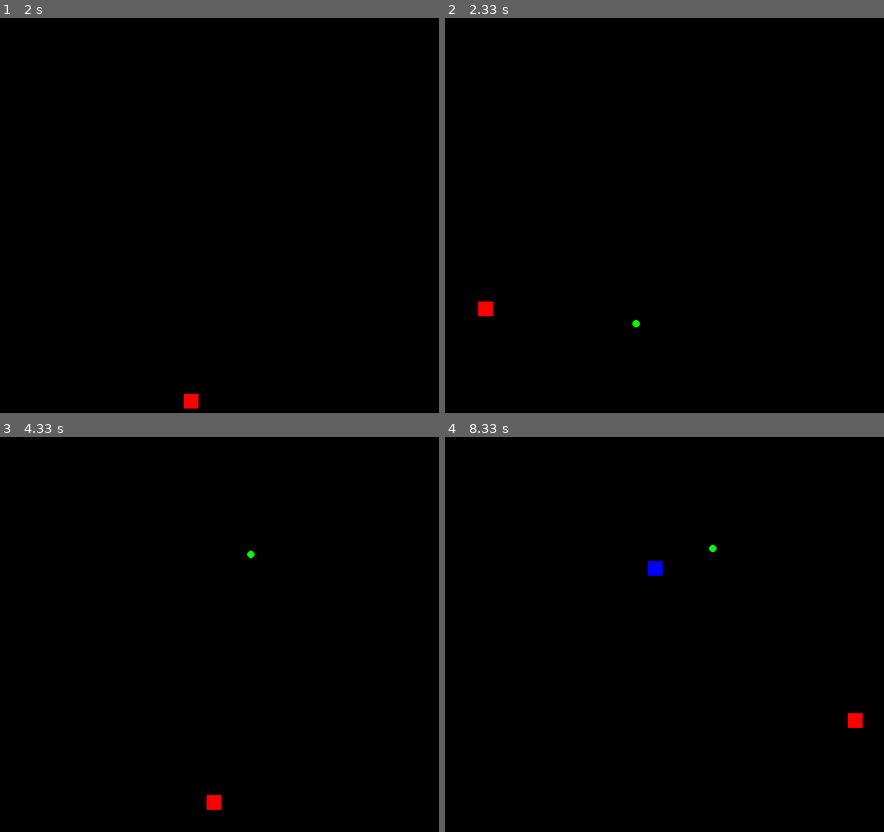
Above: before the commit, frames 1-4 (two rows, left to right).
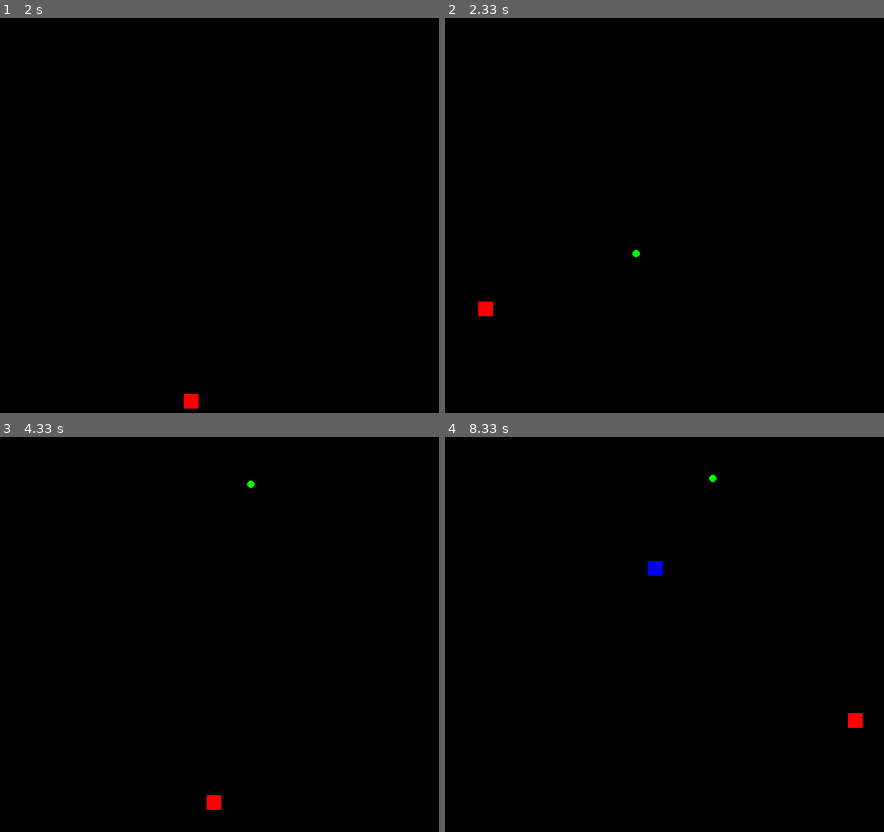
Above: after the commit, the same moments.

Repository: Adriaandirkz/PyGame
Game: pygame game, started from Main.py
Same seed, same stepped clock (60 frames per second), same inputs: the game is played once before the commit and once after it.
Inputs (mouse positions are in pixels of both pictures, inside the frame that each line leads up to):
- Up to frame 1 (2 s): press the mouse at (210, 247) at 0.37 s; move the mouse to (118, 211) at 0.47 s; release the mouse at (21, 172) at 0.6 s; press the mouse at (21, 172) at 0.7 s; move the mouse to (140, 262) at 0.8 s; release the mouse at (259, 349) at 0.93 s; press the mouse at (259, 349) at 1.03 s; move the mouse to (263, 294) at 1.13 s; release the mouse at (267, 239) at 1.27 s; press the mouse at (267, 239) at 1.37 s; move the mouse to (237, 160) at 1.47 s; release the mouse at (210, 81) at 1.6 s; press the mouse at (210, 81) at 1.7 s; move the mouse to (201, 239) at 1.8 s; release the mouse at (193, 401) at 1.93 s
- Up to frame 2 (2.33 s): press the mouse at (638, 401) at 2.03 s; move the mouse to (559, 353) at 2.13 s; release the mouse at (484, 310) at 2.27 s
- Up to frame 3 (4.33 s): press the mouse at (39, 729) at 2.37 s; move the mouse to (153, 626) at 2.47 s; release the mouse at (267, 527) at 2.6 s; press the mouse at (267, 527) at 2.7 s; move the mouse to (346, 610) at 2.8 s; release the mouse at (425, 693) at 2.93 s; press the mouse at (425, 693) at 3.03 s; move the mouse to (223, 689) at 3.13 s; release the mouse at (21, 685) at 3.27 s; press the mouse at (21, 685) at 3.37 s; move the mouse to (140, 638) at 3.47 s; release the mouse at (263, 595) at 3.6 s; press the mouse at (263, 595) at 3.7 s; move the mouse to (254, 610) at 3.8 s; release the mouse at (250, 630) at 3.93 s; press the mouse at (250, 630) at 4.03 s; move the mouse to (232, 717) at 4.13 s; release the mouse at (215, 804) at 4.27 s
- Up to frame 4 (8.33 s): press the mouse at (660, 804) at 4.37 s; move the mouse to (559, 713) at 4.47 s; release the mouse at (458, 626) at 4.6 s; press the mouse at (458, 626) at 4.7 s; move the mouse to (589, 674) at 4.8 s; release the mouse at (721, 721) at 4.93 s; press the mouse at (721, 721) at 5.03 s; move the mouse to (682, 729) at 5.13 s; release the mouse at (642, 737) at 5.27 s; press the mouse at (642, 737) at 5.37 s; move the mouse to (611, 729) at 5.47 s; release the mouse at (581, 721) at 5.6 s; press the mouse at (581, 721) at 5.7 s; move the mouse to (642, 618) at 5.8 s; release the mouse at (699, 516) at 5.93 s; press the mouse at (699, 516) at 6.03 s; move the mouse to (677, 591) at 6.13 s; release the mouse at (660, 662) at 6.27 s; press the mouse at (660, 662) at 6.37 s; move the mouse to (624, 598) at 6.47 s; release the mouse at (589, 539) at 6.6 s; press the mouse at (589, 539) at 6.7 s; move the mouse to (550, 587) at 6.8 s; release the mouse at (515, 634) at 6.93 s; press the mouse at (515, 634) at 7.03 s; move the mouse to (629, 721) at 7.13 s; release the mouse at (743, 808) at 7.27 s; press the mouse at (743, 808) at 7.37 s; move the mouse to (743, 792) at 7.47 s; release the mouse at (747, 772) at 7.6 s; press the mouse at (747, 772) at 7.7 s; move the mouse to (730, 697) at 7.8 s; release the mouse at (712, 626) at 7.93 s; press the mouse at (712, 626) at 8.03 s; move the mouse to (783, 674) at 8.13 s; release the mouse at (853, 721) at 8.27 s

Frame 1 is identical in both runs. In frame 2, less than 0.1% of the frame differs, in the area x 42-45%, y 58-79%; in frame 3, less than 0.1%; in frame 4, less than 0.1%.

Commit message:
Pre restructure

Diff:
--- a/Main.py
+++ b/Main.py
@@ -73,6 +73,8 @@
     # Update and draw each droid
     for droid in droids:
         droid.move_towards(turret.x + turret.width // 2, turret.y + turret.height // 2)
+        if droid.collides_with(turret):
+            turret.explode()
         droid.draw(screen)
         if droid.shockwave:
             shockwaves.append(Shockwave(droid.x,droid.y))
--- a/bullet.py
+++ b/bullet.py
@@ -9,7 +9,7 @@
         self.y = y
         self.color = (0, 255, 0)  # Green color for the bullet
         self.radius = 5
-        self.speed = 5
+        self.speed = 10
         self.shockwave = None
 
     def update(self):
@@ -26,7 +26,7 @@
 
     def collides_with(self, droid):
         distance = ((self.x - droid.x) ** 2 + (self.y - droid.y) ** 2) ** 0.5
-        return distance < self.radius + droid.width / 2
+        return distance < self.radius + droid.width +5 / 2
 
     def handle_collision(self, droid):
         droid.explode()
--- a/droid.py
+++ b/droid.py
@@ -55,3 +55,7 @@
             particle.update()
             if particle.radius <= 0:  # Remove particles that are too small
                 self.explosion_particles.remove(particle)
+
+    def collides_with(self, turret):
+        distance = ((self.x - turret.x) ** 2 + (self.y - turret.y) ** 2) ** 0.5
+        return distance < self.width + turret.width +3 / 2
--- a/shockwave.py
+++ b/shockwave.py
@@ -3,7 +3,7 @@
 import pygame
 
 class Shockwave:
-    def __init__(self, x, y):
+    def __init__(self, x, y, full = False):
         self.x = x
         self.y = y
         self.color = (255, 255, 255)  # White color for the shockwave
@@ -12,6 +12,7 @@
         self.growth_speed = 10
         self.alpha = 255  # Max opacity
         self.width = 10
+        self.full = full
 
     def update(self):
         self.radius += self.growth_speed
@@ -22,4 +23,4 @@
     def draw(self, screen):
         if self.radius < self.max_radius:
             pygame.draw.circle(screen, (self.color[0], self.color[1], self.color[2], self.alpha),
-                               (int(self.x), int(self.y)), self.radius, self.width)
+                               (int(self.x), int(self.y)), self.radius, 0 if self.full else self.width)
--- a/turret.py
+++ b/turret.py
@@ -2,6 +2,8 @@
 
 import pygame
 from bullet import Bullet
+from shockwave import Shockwave
+
 
 class Turret:
     def __init__(self, x, y):
@@ -46,3 +48,8 @@
                         droid.explode()
                         self.bullets.remove(bullet)
                         break
+
+    def explode(self):
+        print("Collision")
+        self.shockwave = Shockwave(self.x,self.y,full=True)
+        self.shockwave.draw()
